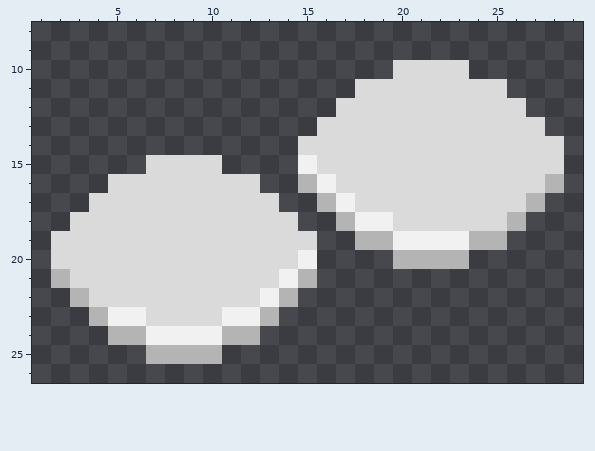
Two versions of one pixel-art sprite, Art/Icons/Luxuries/Mercury.png. Above: the version before the commit.
The file is 32x32 pixels. Shown: x 1..29, y 8..26.
The same view after the edit:
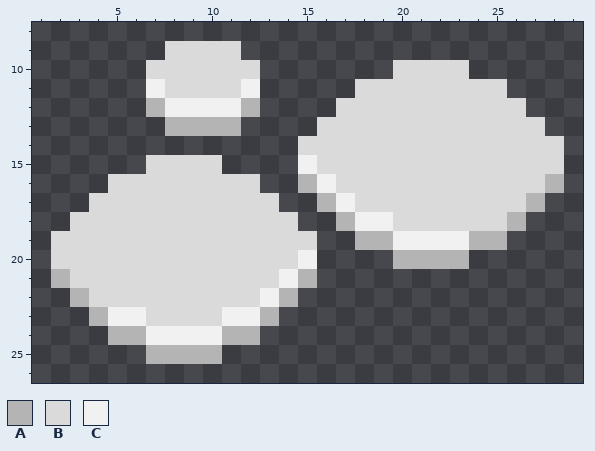
Palette (. is transparent): A #b4b4b4  B #dadada  C #f1f1f1
Change:
y 9: x 8..11 .... -> BBBB
y 10: x 7..12 ...... -> BBBBBB
y 11: x 7..12 ...... -> CBBBBC
y 12: x 7..12 ...... -> ACCCCA
y 13: x 8..11 .... -> AAAA
